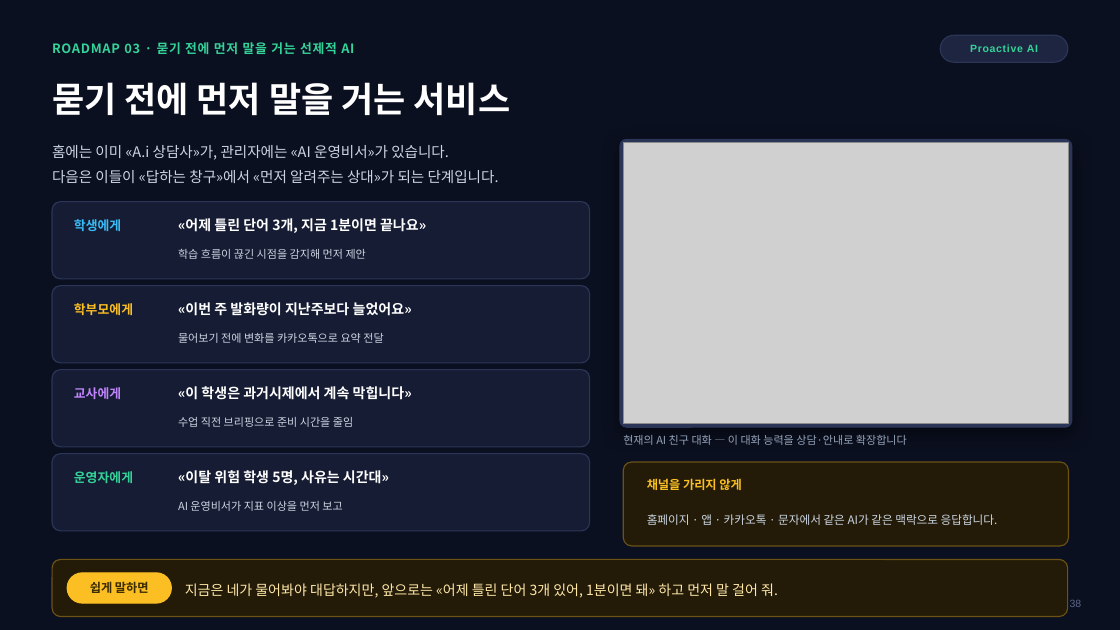
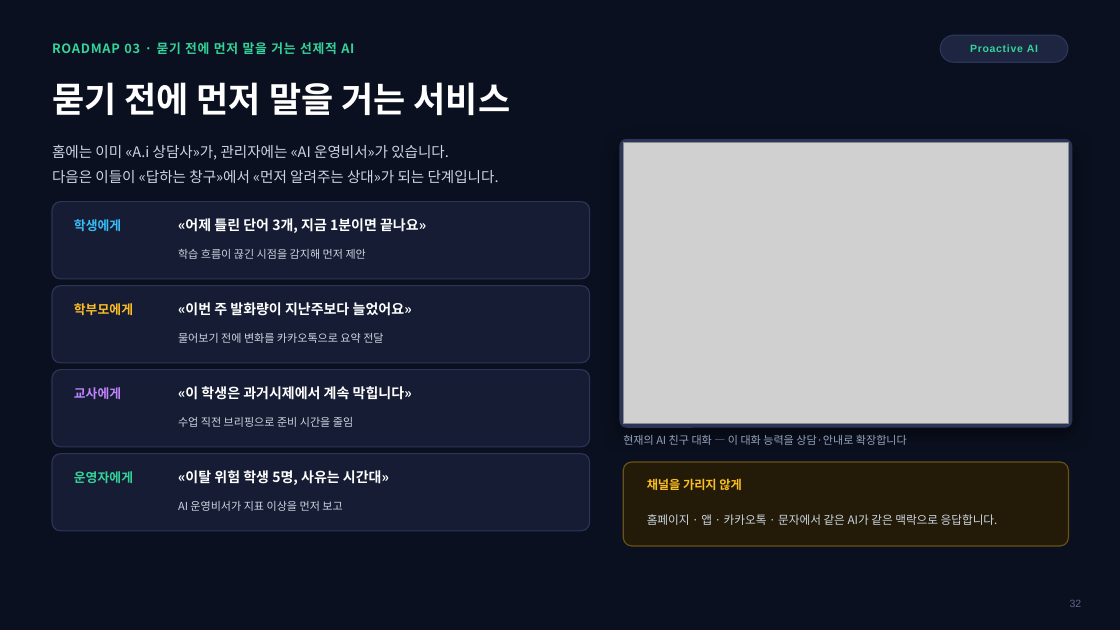
Before and after one commit to navy111p-sudo/mangoiweb, a slide deck: slide 32 of docs/MANGO_AI_안내_통합본_2026-08-17.pptx (slide 38 before the commit). Drawn at 1120x630 pixels with LibreOffice and Linux fonts; fonts in the diff are those of the drawing; grey boxes stand for pictures; background and template pictures are left out. Boxes give left, top, right and bottom in pixels: in the first picture for what was removed or moved away, otherwise in the second. Text is boxed around its words. In the diff, an @@ line names an element or a change of style, - is before the commit and + after.

```diff
--- a/docs/MANGO_AI_안내_통합본_2026-08-17.pptx
+++ b/docs/MANGO_AI_안내_통합본_2026-08-17.pptx
@@ rounded rectangle removed at (52, 560, 1068, 617) @@
@@ rounded rectangle removed at (67, 573, 171, 603) @@
@@ text removed at (90, 581, 149, 593) @@
-쉽게 말하면
@@ text removed at (185, 583, 778, 598) @@
-지금은 네가 물어봐야 대답하지만, 앞으로는 «어제 틀린 단어 3개 있어, 1분이면 돼» 하고 먼저 말 걸어 줘.
@@ text at (1070, 600, 1082, 607): text changed @@
-38
+32
```
Also in this commit, not shown: 34 other slides changed, 6 slides removed.
